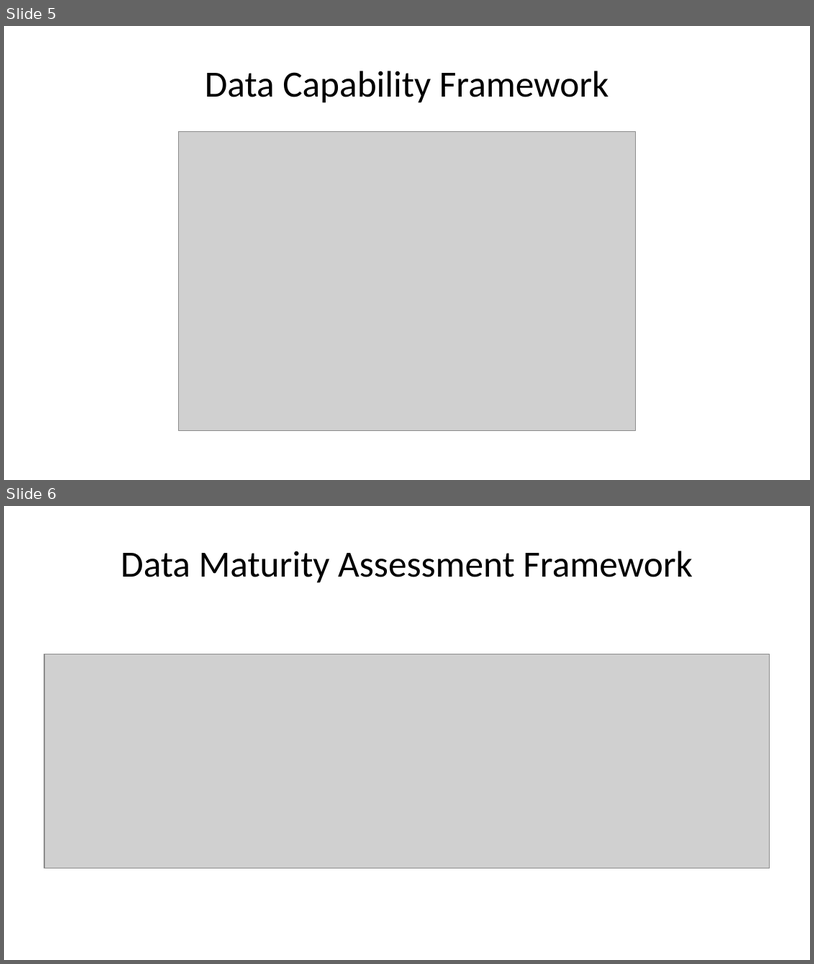
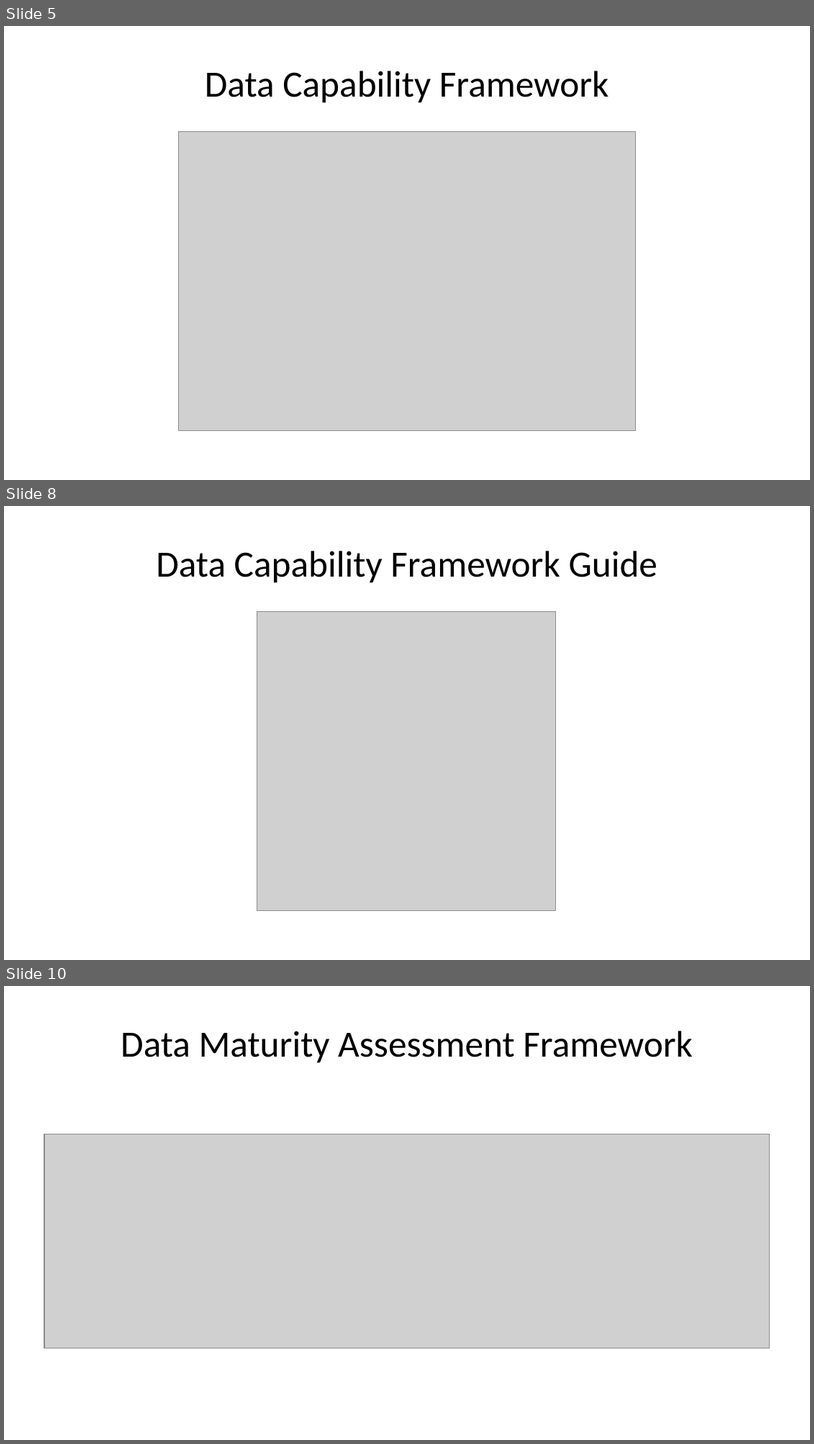
Before and after one commit to tamanh-oxford/capacity-development, a slide deck: data-frameworks/11-best-practice-capacity-building.pptx. Shown one above the other, each under a label of ours: slides 5 and 6 before the commit, slides 5, 8 and 10 after it; the slides between them are not shown. The pictures are 814x964 and 814x1444 pixels, drawn with LibreOffice and Linux fonts; fonts in the diff are those of the drawing; grey boxes stand for pictures. Boxes give left, top, right and bottom in pixels: in the first picture for what was removed or moved away, otherwise in the second. Text is boxed around its words. In the diff, an @@ line names an element or a change of style, - is before the commit and + after.

```diff
--- a/data-frameworks/11-best-practice-capacity-building.pptx
+++ b/data-frameworks/11-best-practice-capacity-building.pptx
@@ slide 8 added at (x1=4, y1=506, x2=810, y2=960), background #FFFFFF @@
@@ title added at (x1=156, y1=551, x2=658, y2=583), 33 pt, text #000000 @@
+Data Capability Framework Guide
@@ picture added at (x1=257, y1=612, x2=556, y2=911) @@
@@ what was slide 6 is now slide 10 @@
```
Also in this commit, not shown: 1 slide changed, 7 other slides added, 35 other files.
